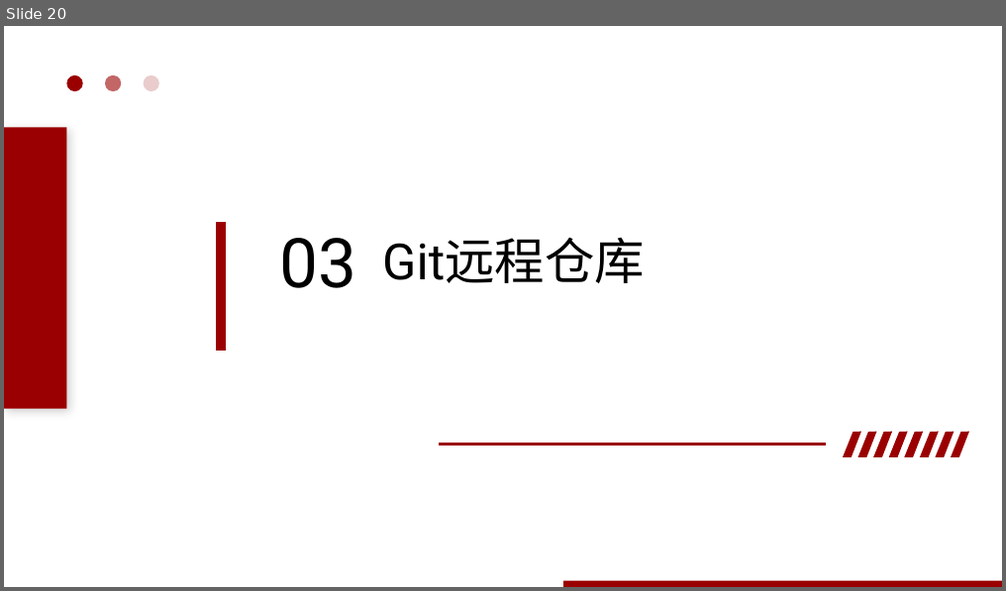
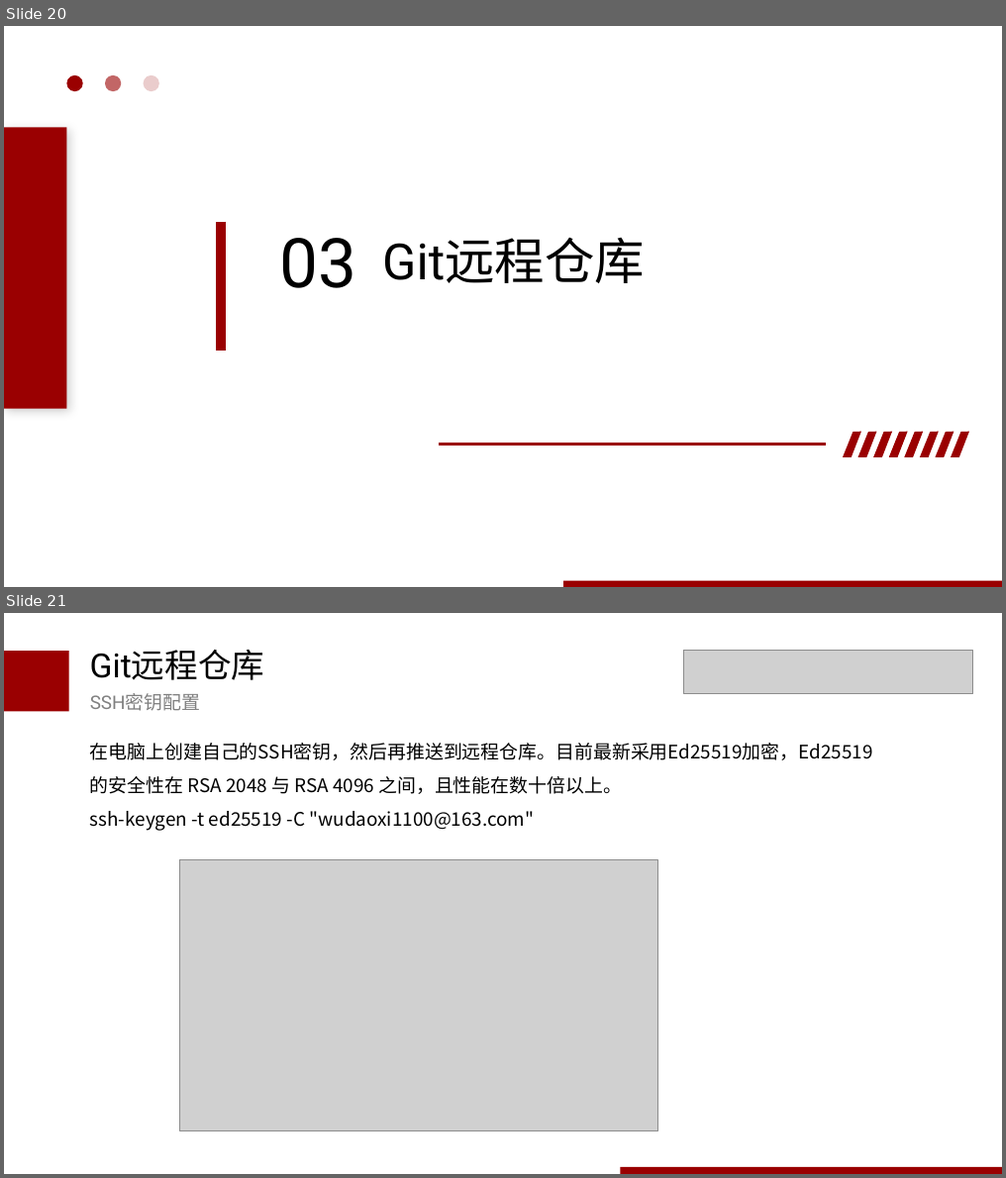
Before and after one commit to wudaoxi1100/blog, a slide deck: ppt/git介绍0325.pptx. Shown one above the other, each under a label of ours: slide 20 before the commit, slides 20 and 21 after it. The pictures are 1006x591 and 1006x1178 pixels, drawn with LibreOffice and Linux fonts; fonts in the diff are those of the drawing; grey boxes stand for pictures. Boxes give left, top, right and bottom in pixels: in the first picture for what was removed or moved away, otherwise in the second. Text is boxed around its words. In the diff, an @@ line names an element or a change of style, - is before the commit and + after.

```diff
--- a/ppt/git介绍0325.pptx
+++ b/ppt/git介绍0325.pptx
@@ slide 21 added at [4, 613, 1002, 1174], background #FFFFFF @@
@@ rectangle added at [4, 652, 69, 712], fill #9A0001 @@
@@ text added at [90, 650, 265, 680], 32 pt, text #000000 @@
+Git远程仓库
@@ picture added at [684, 651, 973, 694] @@
@@ text added at [90, 693, 201, 711], 18 pt, text #808080 @@
+SSH密钥配置
@@ text added at [90, 743, 873, 831], 18 pt, text #000000 @@
+在电脑上创建自己的SSH密钥，然后再推送到远程仓库。目前最新采用Ed25519加密，Ed25519 的安全性在 RSA 2048 与 RSA 4096 之间，且性能在数十倍以上。
+ssh-keygen -t ed25519 -C "wudaoxi1100@163.com"
@@ picture added at [180, 861, 658, 1132] @@
@@ rectangle added at [620, 1167, 1002, 1174], fill #9A0001 @@
```
Also in this commit, not shown: 4 slides changed, 10 other slides added, 1 other file.
